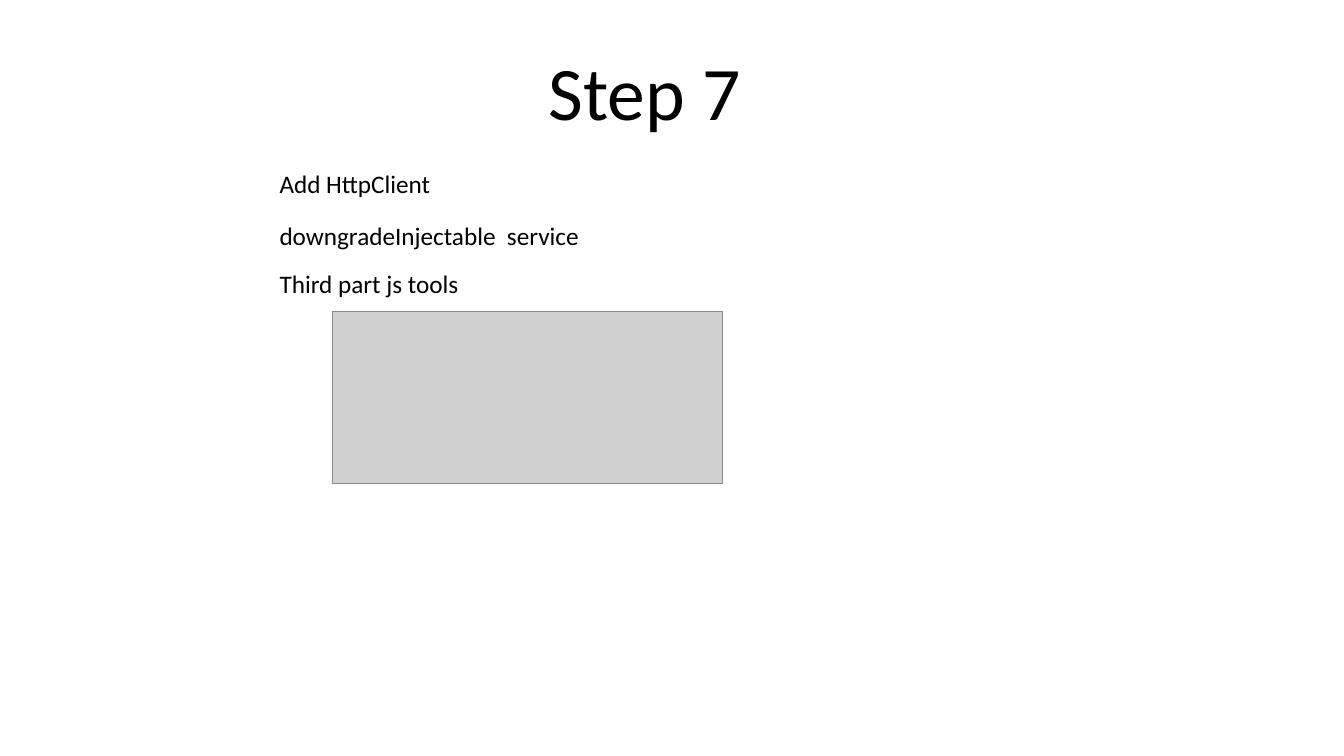
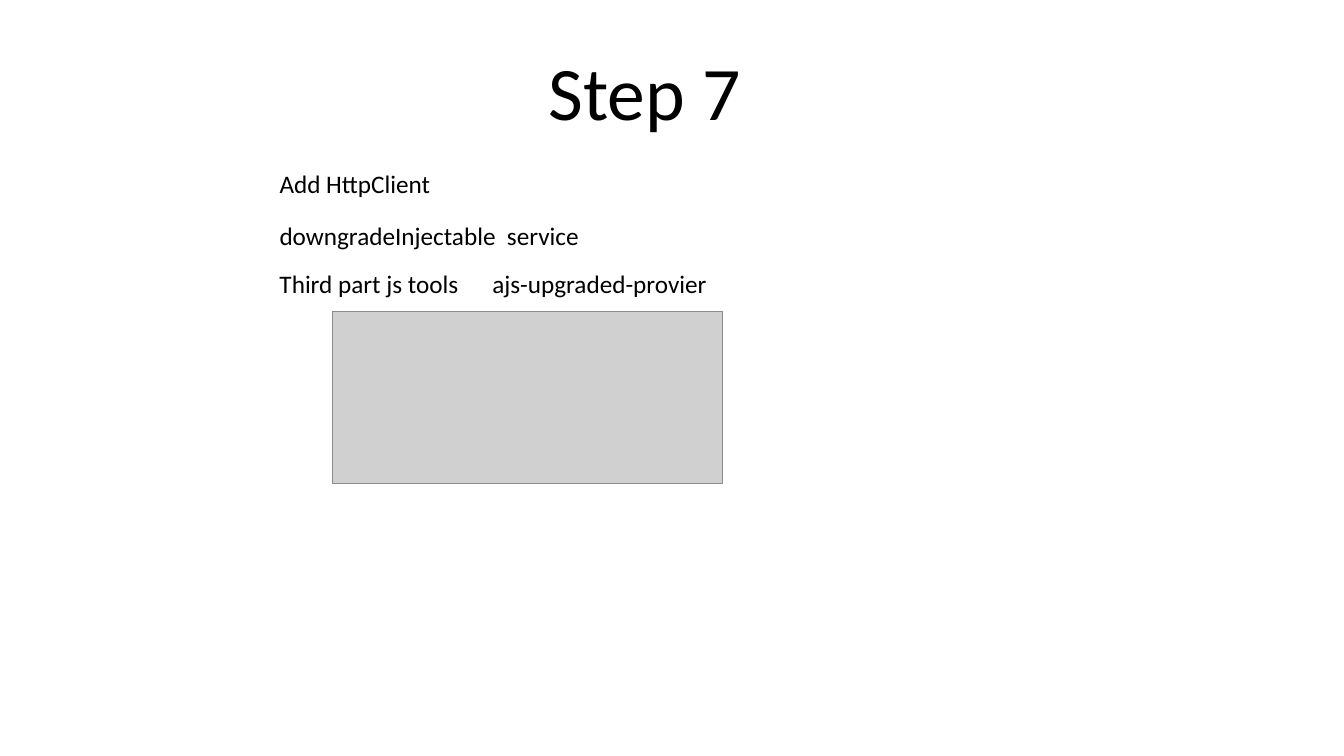
Before and after one commit to FredJiangFei/AngularDemo, a slide deck: slide 8 of Documents/upgrade angularjs.pptx. Drawn at 1344x756 pixels with LibreOffice and Linux fonts; fonts in the diff are those of the drawing; grey boxes stand for pictures. Boxes give left, top, right and bottom in pixels: in the first picture for what was removed or moved away, otherwise in the second. Text is boxed around its words. In the diff, an @@ line names an element or a change of style, - is before the commit and + after.

```diff
--- a/Documents/upgrade angularjs.pptx
+++ b/Documents/upgrade angularjs.pptx
@@ text at <box>279,275,706,298</box>: text changed @@
-Third part js tools
+Third part js tools ajs-upgraded-provier
```
Also in this commit, not shown: 1 slide added.
